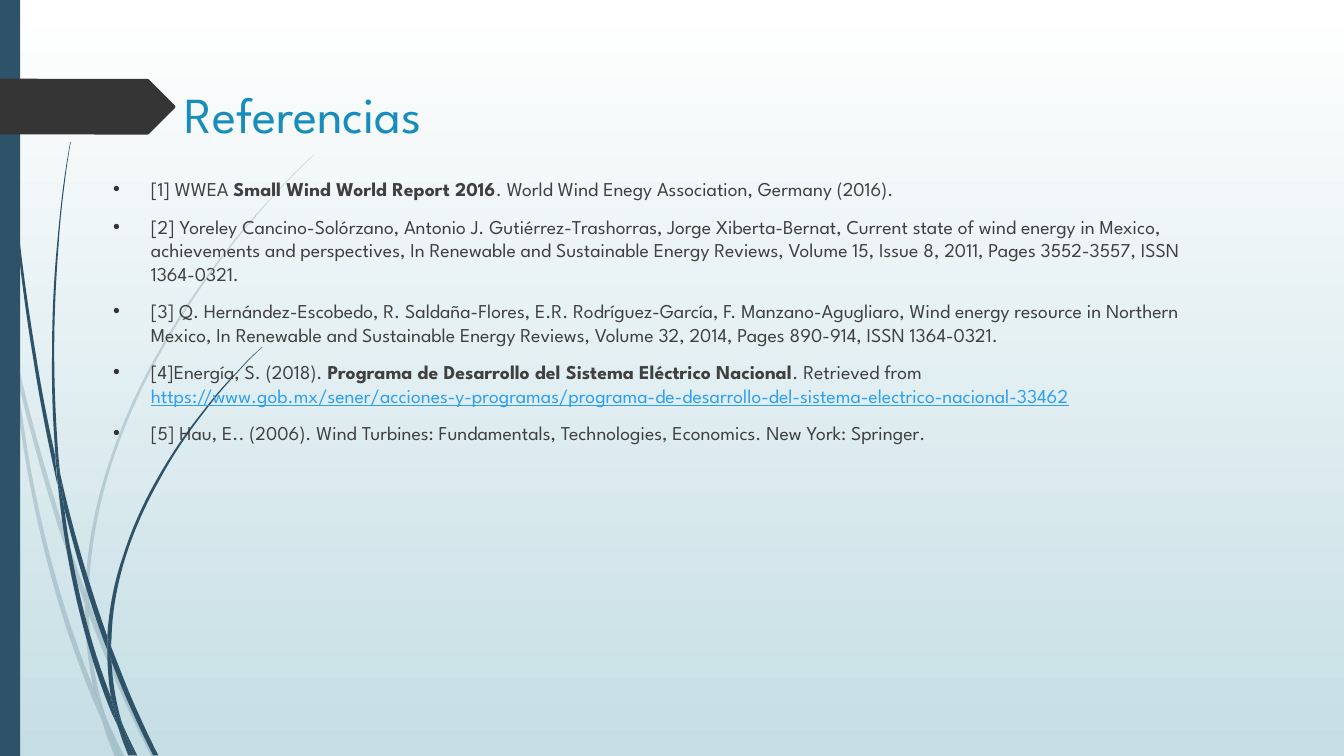
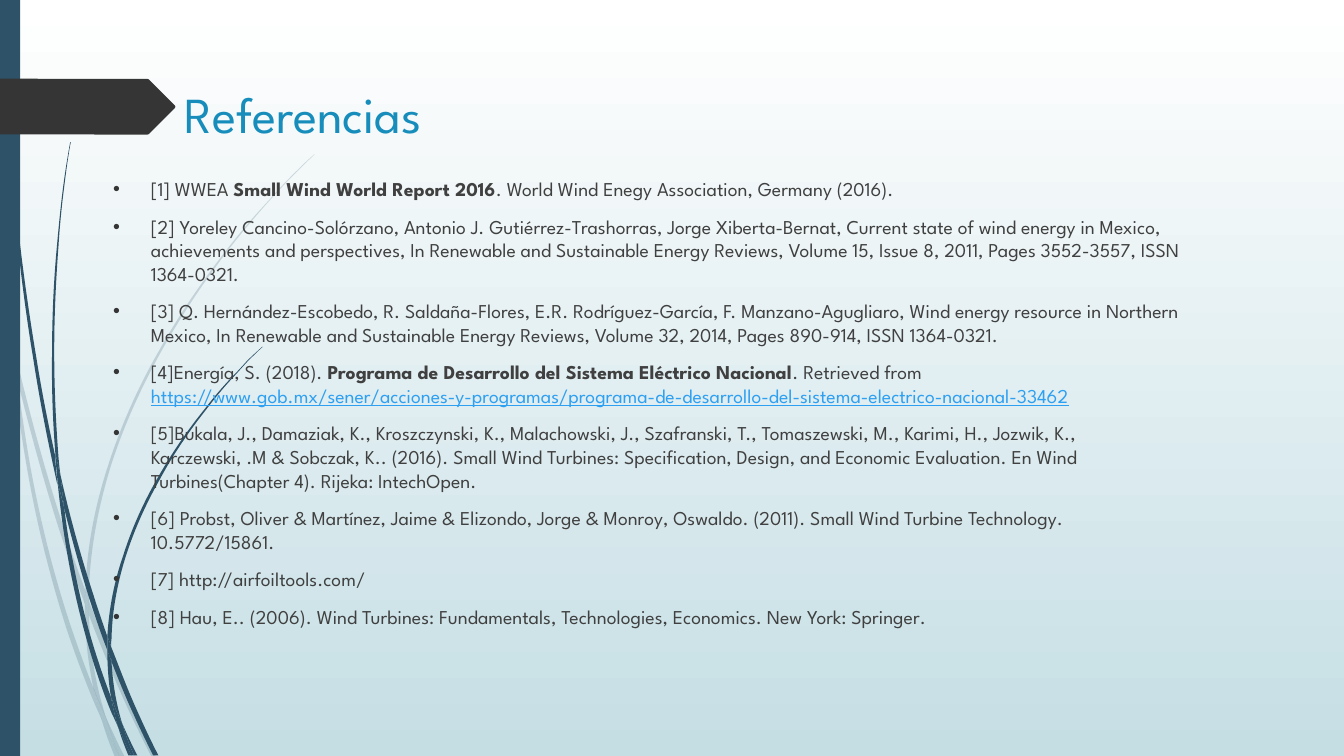
Before and after one commit to ChuyX3/WTDesigner, a slide deck: slide 30 of Protocolo de Tesis Presentación.pptx. Drawn at 1344x756 pixels with LibreOffice and Linux fonts; fonts in the diff are those of the drawing; background and template pictures are left out. Boxes give left, top, right and bottom in pixels: in the first picture for what was removed or moved away, otherwise in the second. Text is boxed around its words. In the diff, an @@ line names an element or a change of style, - is before the commit and + after.

```diff
--- a/Protocolo de Tesis Presentación.pptx
+++ b/Protocolo de Tesis Presentación.pptx
@@ text at bbox=[151, 420, 1077, 629]: text changed @@
-• [5] Hau, E.. (2006). Wind Turbines: Fundamentals, Technologies, Economics. New York: Springer.
+• [5]Bukala, J., Damaziak, K., Kroszczynski, K., Malachowski, J., Szafranski, T., Tomaszewski, M., Karimi, H., Jozwik, K., Karczewski, .M & Sobczak, K.. (2016). Small Wind Turbines: Specification, Design, and Economic Evaluation. En Wind Turbines(Chapter 4). Rijeka: IntechOpen.
+• [6] Probst, Oliver & Martínez, Jaime & Elizondo, Jorge & Monroy, Oswaldo. (2011). Small Wind Turbine Technology. 10.5772/15861.
+• [7] http://airfoiltools.com/
+• [8] Hau, E.. (2006). Wind Turbines: Fundamentals, Technologies, Economics. New York: Springer.
```
Also in this commit, not shown: 5 other slides changed, 2 other files.
